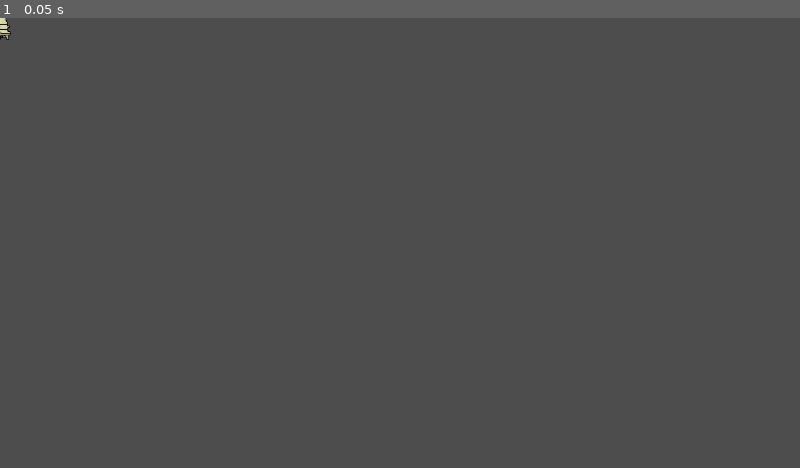
Above: before the commit, frame 1.
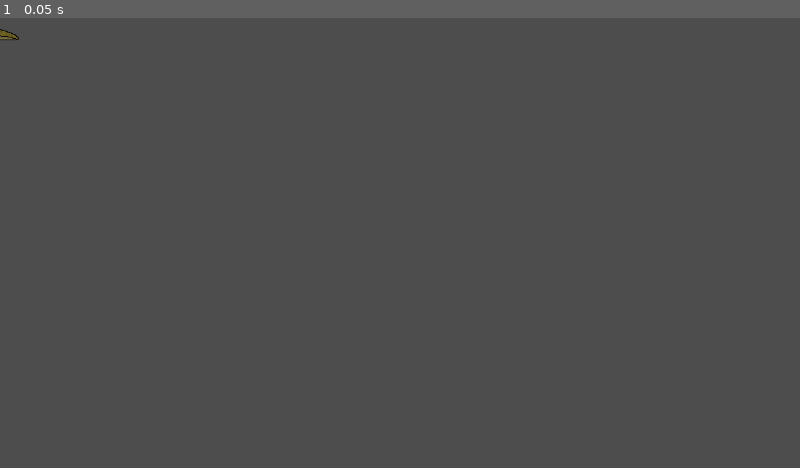
Above: after the commit, the same moment.

Repository: jacobjameskbb/GameDev-Th-Spring2024-Adventure
Game: Godot game, scene res://sprite_test.tscn
The game is run twice, just before and just after one commit, with the same random seed, the same clock (stepped at 60 frames per second) and the same inputs. This scene is started directly instead of the project's main scene.
Inputs:
- Up to frame 1 (0.05 s): no input

The runs differ from the first frame. In frame 1, less than 0.1% of the frame differs, in the area x 0-3%, y 0-5%.

Commit message:
Slug and Green Guy Death

Diff:
--- /dev/null
+++ b/Sprites/slug.tres
@@ -0,0 +1,47 @@
+[gd_resource type="SpriteFrames" load_steps=7 format=3 uid="uid://byacpr7o72n7u"]
+
+[ext_resource type="Texture2D" uid="uid://bs2p6j4ye46yv" path="res://Sprites/slug resting.png" id="1_ntlgs"]
+[ext_resource type="Texture2D" uid="uid://dxb07c06as1nh" path="res://Sprites/slug 1.png" id="2_2u4fj"]
+[ext_resource type="Texture2D" uid="uid://cg2g7pxnnvjdp" path="res://Sprites/slug 2.png" id="3_c8vwv"]
+[ext_resource type="Texture2D" uid="uid://cqbbrwwlttfl8" path="res://Sprites/slug squish 1.png" id="4_ced5n"]
+[ext_resource type="Texture2D" uid="uid://cq5c41dfwcwdr" path="res://Sprites/slug squish 2.png" id="5_3rheu"]
+[ext_resource type="Texture2D" uid="uid://vcxrwyjtyhgy" path="res://Sprites/slug squish 3.png" id="6_2w5v5"]
+
+[resource]
+animations = [{
+"frames": [{
+"duration": 1.0,
+"texture": ExtResource("1_ntlgs")
+}],
+"loop": true,
+"name": &"default",
+"speed": 5.0
+}, {
+"frames": [{
+"duration": 1.0,
+"texture": ExtResource("2_2u4fj")
+}, {
+"duration": 1.0,
+"texture": ExtResource("3_c8vwv")
+}],
+"loop": true,
+"name": &"move",
+"speed": 5.0
+}, {
+"frames": [{
+"duration": 1.0,
+"texture": ExtResource("2_2u4fj")
+}, {
+"duration": 1.0,
+"texture": ExtResource("4_ced5n")
+}, {
+"duration": 1.0,
+"texture": ExtResource("5_3rheu")
+}, {
+"duration": 1.0,
+"texture": ExtResource("6_2w5v5")
+}],
+"loop": true,
+"name": &"squish",
+"speed": 5.0
+}]
--- a/sprite_test.tscn
+++ b/sprite_test.tscn
@@ -1,15 +1,22 @@
-[gd_scene load_steps=3 format=3 uid="uid://b0t0anb3nn23g"]
+[gd_scene load_steps=4 format=3 uid="uid://b0t0anb3nn23g"]
 
-[ext_resource type="SpriteFrames" path="res://Sprites/knight body.tres" id="1_6pgrx"]
-[ext_resource type="SpriteFrames" path="res://Sprites/knight legs.tres" id="2_2rgyo"]
+[ext_resource type="SpriteFrames" uid="uid://dbof0c3ryxlme" path="res://Sprites/knight body.tres" id="1_6pgrx"]
+[ext_resource type="SpriteFrames" uid="uid://c5h4lhcy6vmyt" path="res://Sprites/knight legs.tres" id="2_2rgyo"]
+[ext_resource type="SpriteFrames" uid="uid://byacpr7o72n7u" path="res://Sprites/slug.tres" id="3_32ahi"]
 
 [node name="Node2D" type="Node2D"]
 
 [node name="AnimatedSprite2D" type="AnimatedSprite2D" parent="."]
+visible = false
 sprite_frames = ExtResource("1_6pgrx")
-frame_progress = 0.0738891
+frame_progress = 0.931595
 
 [node name="AnimatedSprite2D2" type="AnimatedSprite2D" parent="."]
+visible = false
 sprite_frames = ExtResource("2_2rgyo")
-frame_progress = 0.555351
+frame_progress = 0.940024
 speed_scale = 2.0
+
+[node name="AnimatedSprite2D3" type="AnimatedSprite2D" parent="."]
+sprite_frames = ExtResource("3_32ahi")
+frame_progress = 0.483565
Binary file added: Sprites/green die 1.png
Not shown, added: Sprites/green die 1.png.import
Binary file added: Sprites/green die 2.png
Not shown, added: Sprites/green die 2.png.import
Binary file added: Sprites/green die 3.png
Not shown, added: Sprites/green die 3.png.import
Binary file added: Sprites/slug 1.png
Not shown, added: Sprites/slug 1.png.import
Binary file added: Sprites/slug 2.png
Not shown, added: Sprites/slug 2.png.import
Binary file added: Sprites/slug resting 2.png
Not shown, added: Sprites/slug resting 2.png.import
(and 10 more such lines)
